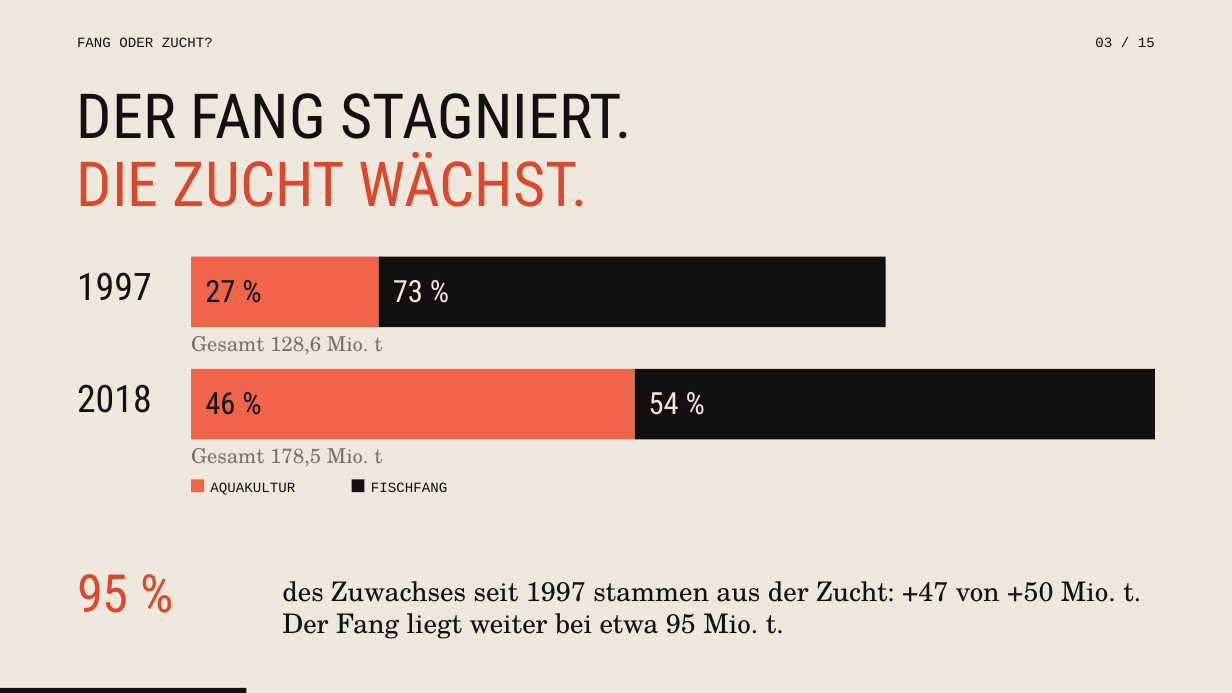
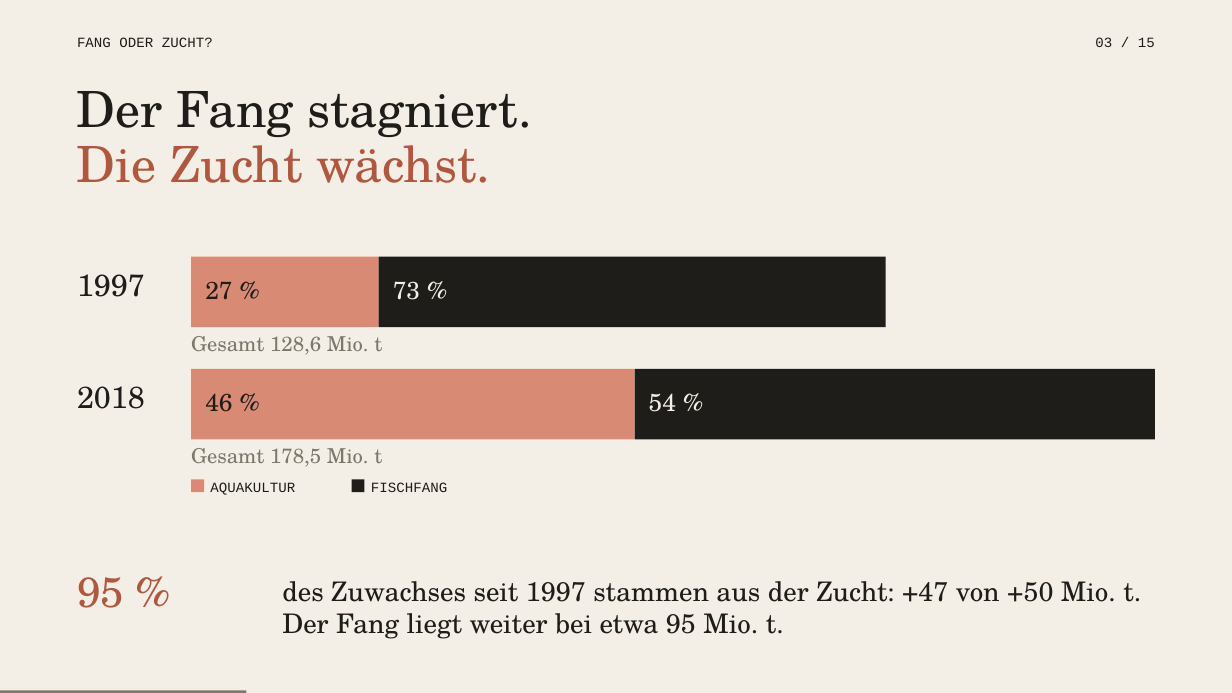
Before and after one commit to fakexkira/SlawaStudios, a slide deck: slide 3 of praesentation-lachs/Lachs-aus-dem-Kaefig.pptx. Drawn at 1232x693 pixels with LibreOffice and Linux fonts; fonts in the diff are those of the drawing. Boxes give left, top, right and bottom in pixels: in the first picture for what was removed or moved away, otherwise in the second. Text is boxed around its words. In the diff, an @@ line names an element or a change of style, - is before the commit and + after.

```diff
--- a/praesentation-lachs/Lachs-aus-dem-Kaefig.pptx
+++ b/praesentation-lachs/Lachs-aus-dem-Kaefig.pptx
@@ background #EEE8DC to #F3EFE6 @@
@@ text at (77, 91, 532, 183): text changed; size 48.4 to 38.9 pt; font Roboto Condensed to TeX Gyre Schola; text colour #12110F to #1E1D1A @@
-DER FANG STAGNIERT.
-DIE ZUCHT WÄCHST.
+Der Fang stagniert.
+Die Zucht wächst.
@@ text "1997" at (77, 274, 145, 297): size 29.5 to 23.8 pt, font Roboto Condensed to TeX Gyre Schola, text colour #12110F to #1E1D1A; line spacing 0.95 to 1 @@
@@ rectangle at (379, 257, 886, 327): fill #12110F to #1E1D1A @@
@@ text "27 %" at (205, 281, 232, 300): size 23.8 to 19.1 pt, font Roboto Condensed to TeX Gyre Schola, text colour #12110F to #1E1D1A; line spacing 0.95 to 1 @@
@@ text "73 %" at (393, 281, 420, 300): size 23.8 to 19.1 pt, font Roboto Condensed to TeX Gyre Schola, text colour #EEE8DC to #F3EFE6; line spacing 0.95 to 1 @@
@@ text "2018" at (77, 386, 145, 409): size 29.5 to 23.8 pt, font Roboto Condensed to TeX Gyre Schola, text colour #12110F to #1E1D1A; line spacing 0.95 to 1 @@
@@ fill #F0654A to #D98A74 in 3 elements at (191, 257, 379, 327), (191, 480, 204, 493), (191, 369, 635, 439) @@
@@ text "46 %" at (205, 393, 232, 412): size 23.8 to 19.1 pt, font Roboto Condensed to TeX Gyre Schola, text colour #12110F to #1E1D1A; line spacing 0.95 to 1 @@
@@ rectangle at (635, 369, 1155, 439): fill #12110F to #1E1D1A @@
@@ text "54 %" at (649, 393, 676, 412): size 23.8 to 19.1 pt, font Roboto Condensed to TeX Gyre Schola, text colour #EEE8DC to #F3EFE6; line spacing 0.95 to 1 @@
@@ text "95 %" at (77, 577, 124, 608): size 41 to 33 pt, font Roboto Condensed to TeX Gyre Schola, text colour #D9492F to #B0583F; line spacing 0.95 to 1 @@
@@ rectangle at (0, 690, 247, 693): fill #12110F to #7D776B @@
```
Also in this commit, not shown: 14 other slides changed, 4 other files.
